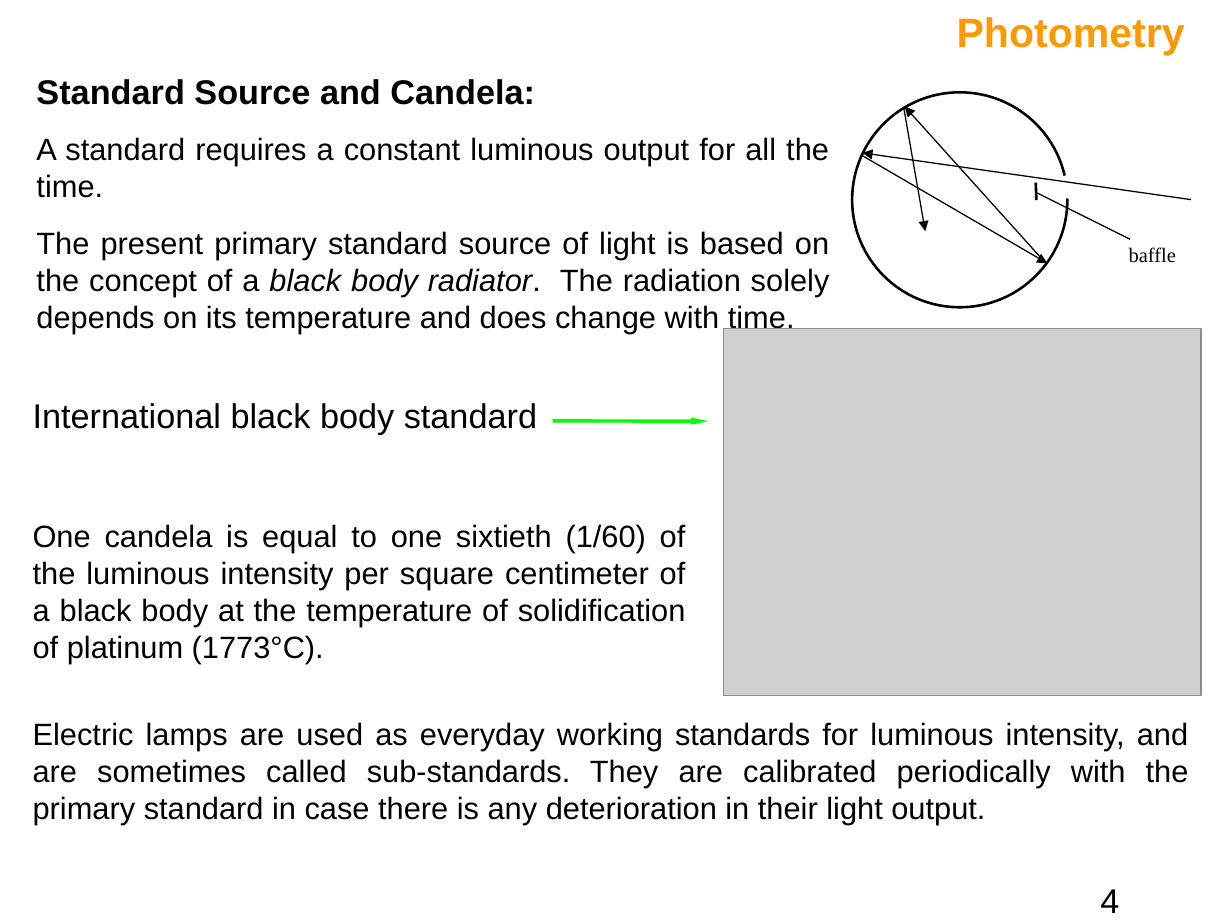
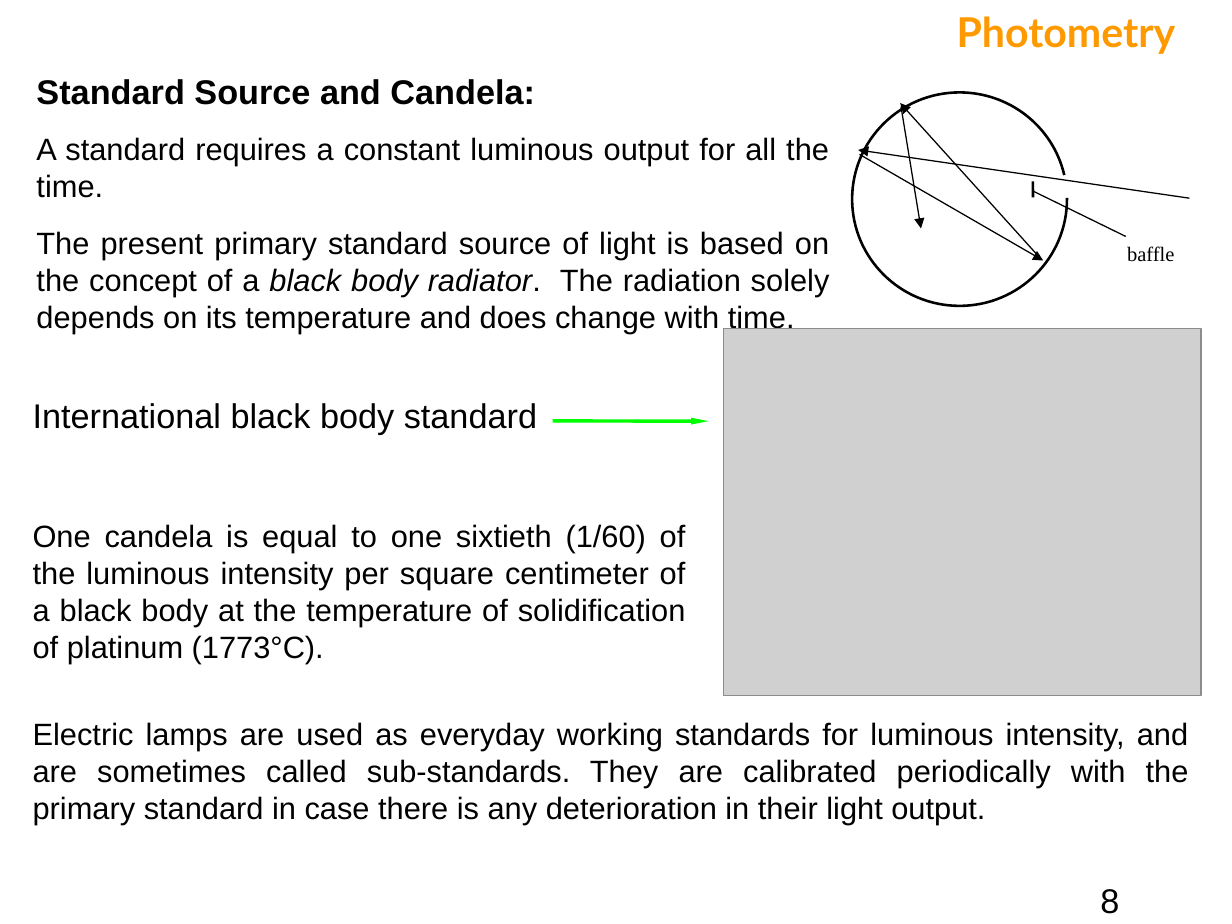
Before and after one commit to bagustris/TeknikOptik, a slide deck: slide 8 of slide/Fotometri.ppt (slide 4 before the commit). Drawn at 1232x924 pixels with LibreOffice and Linux fonts; fonts in the diff are those of the drawing; grey boxes stand for pictures. Boxes give left, top, right and bottom in pixels: in the first picture for what was removed or moved away, otherwise in the second. Text is boxed around its words. In the diff, an @@ line names an element or a change of style, - is before the commit and + after.

```diff
--- a/slide/Fotometri.ppt
+++ b/slide/Fotometri.ppt
@@ text "Photometry" at (957,16,1176,54): font Arial to Lato @@
@@ freeform shape at (852,92,1066,305): outline redrawn @@
@@ arrow moved from (1044, 261) - (904, 106) to (1041, 259) - (901, 103) @@
@@ arrow moved from (904, 108) - (925, 232) to (901, 107) - (922, 228) @@
@@ arrow moved from (1190, 200) - (862, 153) to (1189, 198) - (859, 150) @@
@@ arrow moved from (862, 156) - (1047, 264) to (860, 155) - (1044, 260) @@
@@ line moved from (1036, 184) - (1036, 198) to (1032, 182) - (1032, 196) @@
@@ line moved from (1037, 193) - (1130, 239) to (1035, 192) - (1125, 237) @@
@@ page number at (1100,889,1119,914): text changed @@
-4
+8
```
Also in this commit, not shown: 16 other slides changed, 7 slides added, 3 other files.
